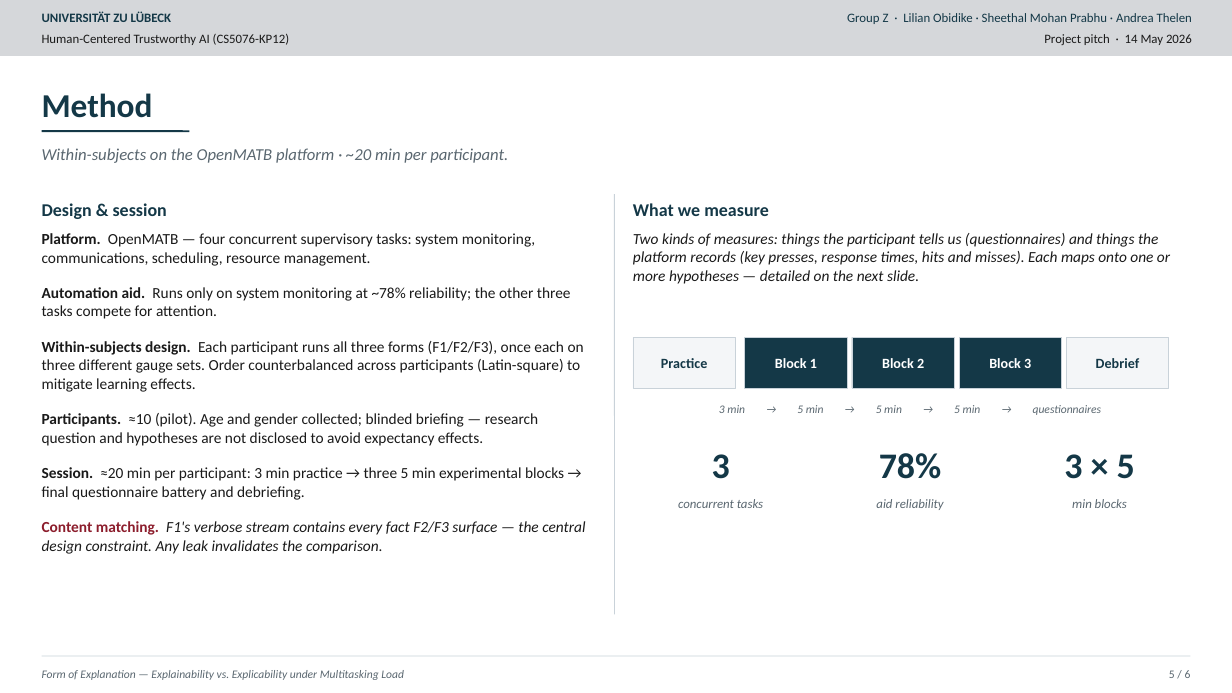
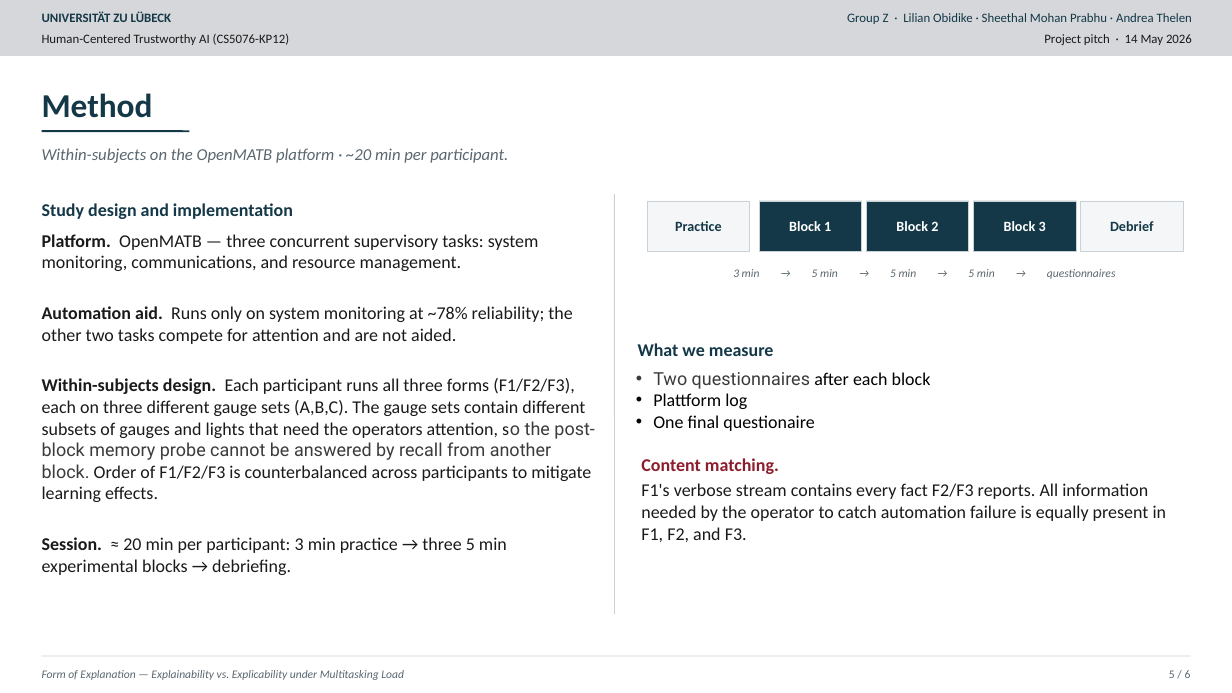
Before and after one commit to AndreaThelen/HumanCenteredAI, a slide deck: slide 5 of Documents/Study.pptx. Drawn at 1232x693 pixels with LibreOffice and Linux fonts; fonts in the diff are those of the drawing. Boxes give left, top, right and bottom in pixels: in the first picture for what was removed or moved away, otherwise in the second. Text is boxed around its words. In the diff, an @@ line names an element or a change of style, - is before the commit and + after.

Commit message:
update powerpoint

```diff
--- a/Documents/Study.pptx
+++ b/Documents/Study.pptx
@@ text at [42,203,293,219]: text changed @@
-Design & session
+Study design and implementation
@@ 6 texts, 5 rectangles: place and size @@
-6 texts, 5 rectangles at [633,337,1169,415]
+6 texts, 5 rectangles at [647,201,1183,279]
@@ text at [42,234,594,575]: text changed; size 12 to 14 pt @@
-Platform. OpenMATB — four concurrent supervisory tasks: system monitoring, communications, scheduling, resource management.
-Automation aid. Runs only on system monitoring at ~78% reliability; the other three tasks compete for attention.
-Within-subjects design. Each participant runs all three forms (F1/F2/F3), once each on three different gauge sets. Order counterbalanced across participants (Latin-square) to mitigate learning effects.
-Participants. ≈10 (pilot). Age and gender collected; blinded briefing — research question and hypotheses are not disclosed to avoid expectancy effects.
-Session. ≈20 min per participant: 3 min practice → three 5 min experimental blocks → final questionnaire battery and debriefing.
-Content matching. F1's verbose stream contains every fact F2/F3 surface — the central design constraint. Any leak invalidates the comparison.
+Platform. OpenMATB — three concurrent supervisory tasks: system monitoring, communications, and resource management.
+Automation aid. Runs only on system monitoring at ~78% reliability; the other two tasks compete for attention and are not aided.
+Within-subjects design. Each participant runs all three forms (F1/F2/F3), each on three different gauge sets (A,B,C). The gauge sets contain different subsets of gauges and lights that need the operators attention, so the post-block memory probe cannot be answered by recall from another block. Order of F1/F2/F3 is counterbalanced across participants to mitigate learning effects.
+Session. ≈ 20 min per participant: 3 min practice → three 5 min experimental blocks → debriefing.
@@ text "What we measure": place and size @@
-text "What we measure" at [633,203,769,216]
+text "What we measure" at [638,343,774,356]
@@ text at [653,372,931,431]: text changed; size 12 to 14 pt; text colour #1A1A1A to #000000; italic off @@
-Two kinds of measures: things the participant tells us (questionnaires) and things the platform records (key presses, response times, hits and misses). Each maps onto one or more hypotheses — detailed on the next slide.
+• Two questionnaires after each block
+• Plattform log
+• One final questionaire
@@ text added at [641,458,1167,542], 14 pt, text #1A1A1A @@
+Content matching.
+F1's verbose stream contains every fact F2/F3 reports. All information needed by the operator to catch automation failure is equally present in F1, F2, and F3.
@@ text removed at [712,454,730,479] @@
-3
@@ text removed at [879,453,942,479] @@
-78%
@@ text removed at [1064,454,1135,479] @@
-3 × 5
@@ text removed at [678,499,763,508] @@
-concurrent tasks
@@ text removed at [876,499,943,510] @@
-aid reliability
@@ text removed at [1072,499,1127,508] @@
-min blocks
```
Also in this commit, not shown: 5 other slides changed, 1 other file.
